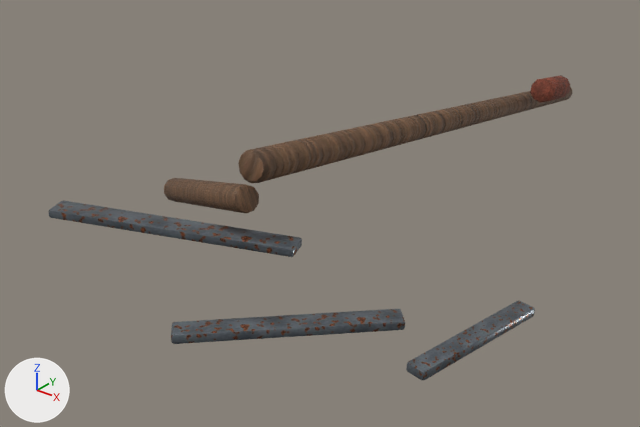
One commit to the glTF model assets/trader_items/scythe_preview.glb: the scene before it, then after it.
Both versions are drawn from a camera (50 mm lens) standing at (0.423, -0.866, 0.377) and looking at (-0.145, -0.156, -0.064). Lighting does not change. The marker at lower left points along +X, +Y and +Z. The first picture is the older version. Vertices at exactly the same position are counted once.

Objects in the first picture: 'scythe'.
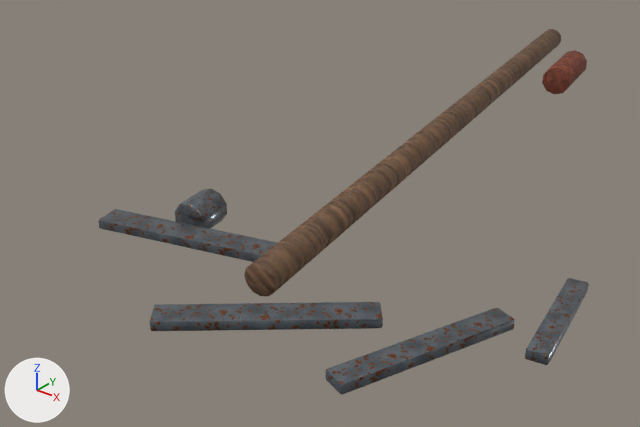
The change, as a list of edits to the scene's bpy script:
```text
Change me_haft:
    used by ob_scythe; location = (0.0, 0.0, 0.0)
    remove me_haft.from_pydata(...)  # 296 vertices, 568 faces; spans x -0.201..0.201, y -0.538..0.538, z -0.112..0.112
    add me_haft.from_pydata(...)  # 352 vertices, 676 faces; spans x -0.219..0.219, y -0.496..0.496, z -0.02..0.02
    me_haft part 1: the loose piece of 48 vertices spanning x -0.175..-0.019, y -0.389..0.538, z -0.112..0.112 is multiplied about its middle by the matrix ((1.147, -0.001, 0.034), (0.071, 0.931, -0.194), (-0.033, 0.237, 1.128)), then moved by (-0.003, -0.024, 0.0)
    me_haft part 2: the loose piece of 40 vertices spanning x -0.109..-0.065, y 0.257..0.352, z -0.046..0.006 is multiplied about its middle by the matrix ((1.179, -0.025, 0.04), (0.054, 1.09, -0.228), (-0.034, 0.243, 1.156)), then moved by (0.007, 0.026, 0.02)
    me_haft part 3: the loose piece of 40 vertices spanning x -0.109..-0.065, y 0.257..0.352, z -0.046..0.006 is copied, and the copy is multiplied about its middle by the matrix ((1.045, 0.072, 0.016), (0.124, 0.444, -0.09), (-0.031, 0.218, 1.037)), then moved by (-0.068, -0.634, 0.02), in mat_scytheblade; it spans x -0.175..-0.134, y -0.352..-0.307, z -0.018..0.018
    me_haft part 4: the loose piece of 56 vertices spanning x -0.183..0.029, y -0.483..-0.388, z 0.046..0.054 is multiplied about its middle by the matrix ((0.94, -0.017, 0.0), (-0.209, 1.263, 0.0), (0.0, 0.0, 1.326)), then moved by (-0.043, 0.066, -0.05)
    me_haft part 5: the loose piece of 56 vertices spanning x 0.021..0.145, y -0.538..-0.413, z 0.036..0.044 is multiplied about its middle by the matrix ((1.294, -0.073, 0.0), (-0.303, 1.327, 0.0), (0.0, 0.0, 1.326)), then moved by (-0.063, 0.046, -0.04)
    me_haft part 6: the loose piece of 56 vertices spanning x 0.165..0.201, y -0.456..-0.335, z 0.026..0.034 is multiplied about its middle by the matrix ((1.405, 0.218, 0.0), (-0.264, 1.325, 0.0), (0.0, 0.0, 1.326)), then moved by (-0.043, 0.006, -0.03)
    me_haft part 7: the loose piece of 56 vertices spanning x 0.165..0.201, y -0.456..-0.335, z 0.026..0.034 is copied, and the copy is multiplied about its middle by the matrix ((1.079, -0.367, 0.0), (0.367, 0.935, 0.0), (0.0, 0.0, 1.326)), then moved by (0.017, 0.106, -0.03); it spans x 0.181..0.219, y -0.35..-0.229, z -0.005..0.005
    me_haft part 8: the loose piece of 40 vertices spanning x -0.201..-0.033, y -0.397..-0.314, z 0.001..0.079 is deleted
```

Changed parts and their boxes [x1, y1, x2, y2] in the pictures (640 x 427 px; the box of a moved part takes in the faces that stretch with it):
'scythe', reshaped (6% narrower, 20% taller): before [49, 75, 572, 380]; after [98, 29, 589, 394]
part 1 of me_haft, moved or reshaped: before [238, 87, 572, 183]; after [244, 29, 561, 296]
part 2 of me_haft, moved or reshaped: before [530, 75, 570, 102]; after [542, 50, 587, 94]
part 3 of me_haft, added: after [175, 189, 227, 229]
part 4 of me_haft, moved or reshaped: before [49, 201, 302, 257]; after [98, 209, 277, 262]
part 5 of me_haft, moved or reshaped: before [171, 309, 405, 344]; after [150, 302, 383, 331]
part 6 of me_haft, moved or reshaped: before [406, 301, 535, 380]; after [326, 308, 515, 394]
part 7 of me_haft, added: after [525, 278, 589, 365]
part 8 of me_haft, deleted (brown): before [164, 178, 259, 213]
